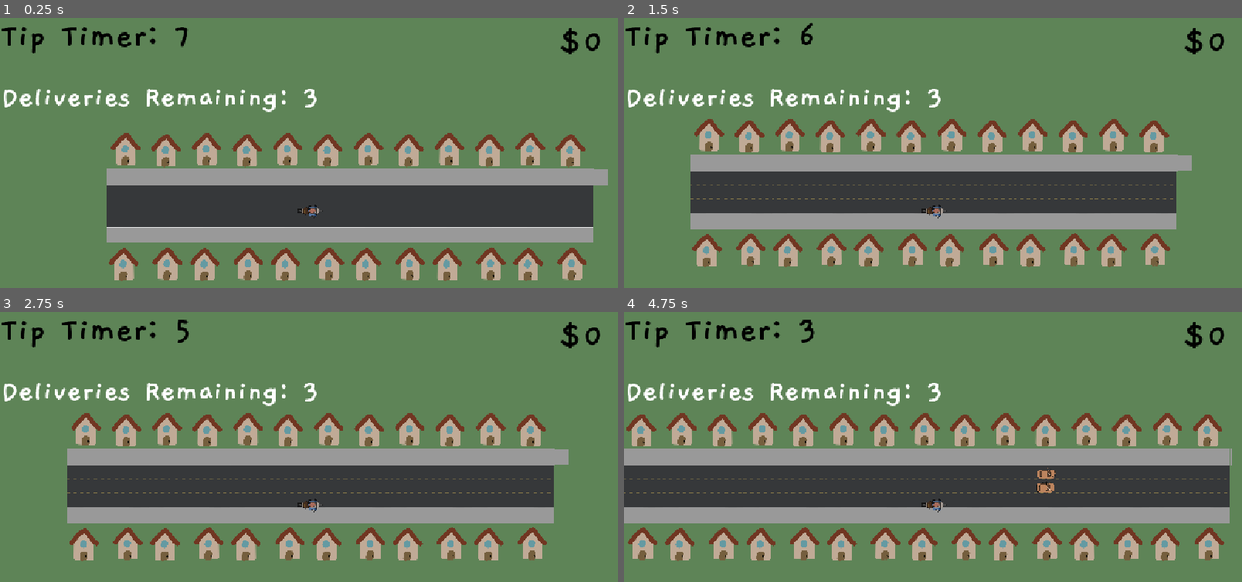
Above: before the commit, frames 1-4 (two rows, left to right).
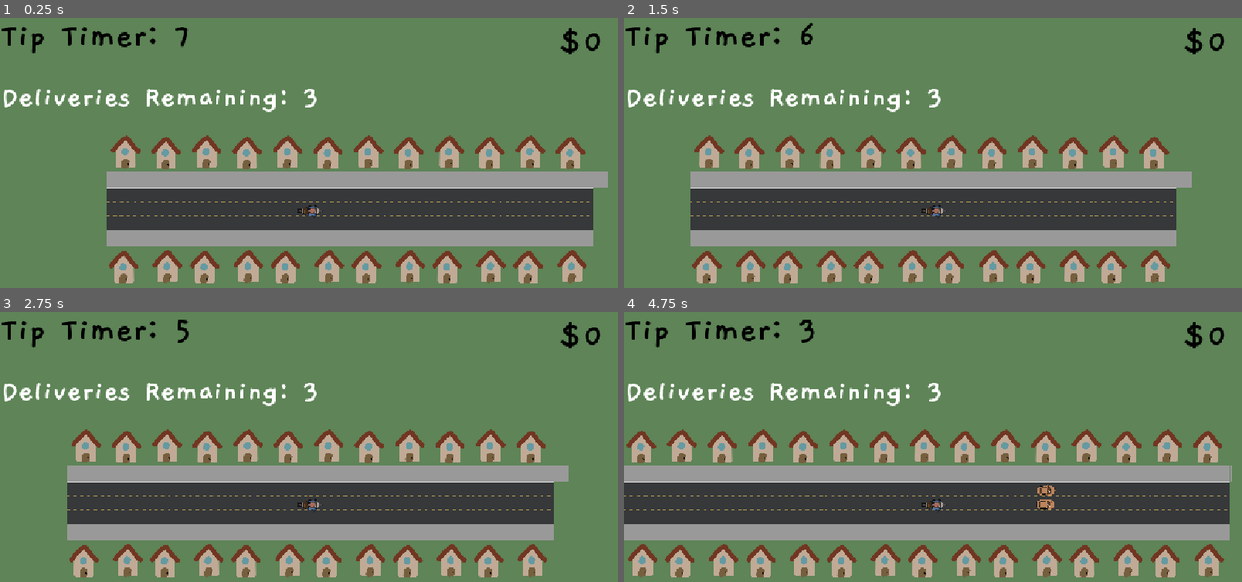
Above: after the commit, the same moments.

Repository: andreaTheCoder/brackeysgamejam
Game: Godot game, scene res://scenes/game.tscn
Two runs of this game, one before a commit and one after it. Both use one fixed random seed, a clock stepped at 60 frames per second and the inputs below.
Inputs:
- Up to frame 1 (0.25 s): no input
- Up to frame 2 (1.5 s): hold Right (forward) 0.53-1.28 s; hold Space (button) 0.53-1.28 s; hold Left (backward) from 1.28 s (still down); tap Shift (deliver) at 1.35 s
- Up to frame 3 (2.75 s): release Left (backward) at 2.03 s; hold Right (forward) from 2.03 s (still down); hold Space (button) from 2.03 s (still down)
- Up to frame 4 (4.75 s): release Space (button) at 2.78 s; tap Shift (deliver) at 2.85, 4.35 s; release Right (forward) at 3.53 s; hold Space (button) 3.53-4.28 s; hold Left (backward) from 3.53 s (still down)

The runs differ from the first frame. In frame 1, 8.2% of the frame differs, in the area x 17-99%, y 42-99%; in frame 2, 31%; in frame 3, 31%; in frame 4, 38%, in the area x 0-99%, y 37-99%.

Commit message:
Revert "minor fixes with animation commit I just did"
This reverts commit 407592c925568e9b55e39ff7936a4c7c1694f5fd.

Diff:
--- a/scripts/bike.gd
+++ b/scripts/bike.gd
@@ -5,7 +5,7 @@
 const DECEL_SPEED = 5
 const BACKWARDS_MAX_SPEED = -200# rate at which you decelerate when spacebar is let go
 const X_ACCEL = 100.0 # X direction acceleration
-const MAX_SPEED = 300
+const MAX_SPEED = 350
 const X_DECEL = 100 # rate at which you decelerate when spacebar is let go
 # y deceleration speed
 const Y_DECEL = 0.5
@@ -33,12 +33,6 @@
 
 func _physics_process(delta: float) -> void:
 	_handle_movement(delta)
-	if Input.is_action_pressed("forward"):
-		animated_sprite_2d.play("default")
-	elif Input.is_action_pressed("up"):
-		velocity.y = clamp(velocity.y - X_ACCEL * delta, BACKWARDS_MAX_SPEED, MAX_SPEED) # Add the acceleration to the speed, but only until max speed
-	else:
-		velocity.y = clamp(velocity.y + X_ACCEL * delta, BACKWARDS_MAX_SPEED, MAX_SPEED) # Add the acceleration to the speed, but only until max speed
 	move_and_slide()
 
 
Binary file removed: assets/turning motocycle flipped.png
Not shown, removed: assets/turning motocycle flipped.png.import
Binary file removed: assets/turning motocycle.png
Not shown, removed: assets/turning motocycle.png.import
